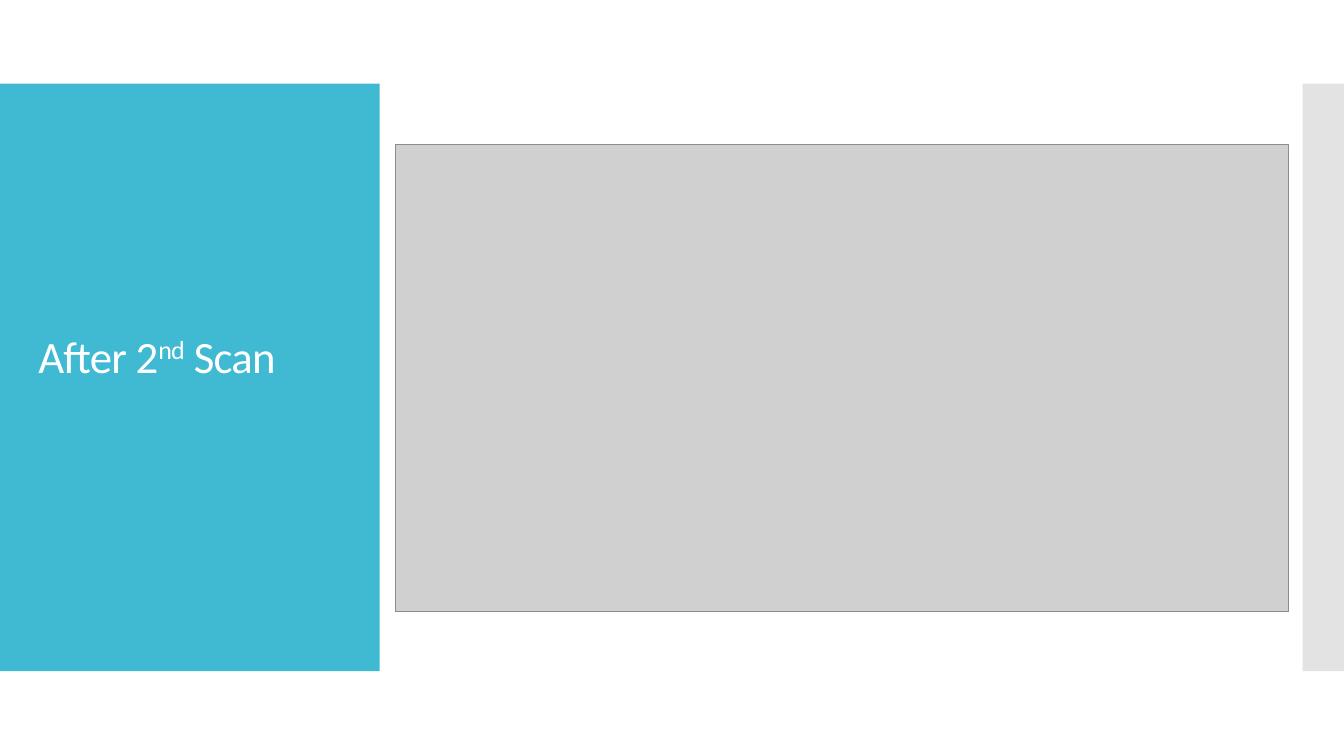
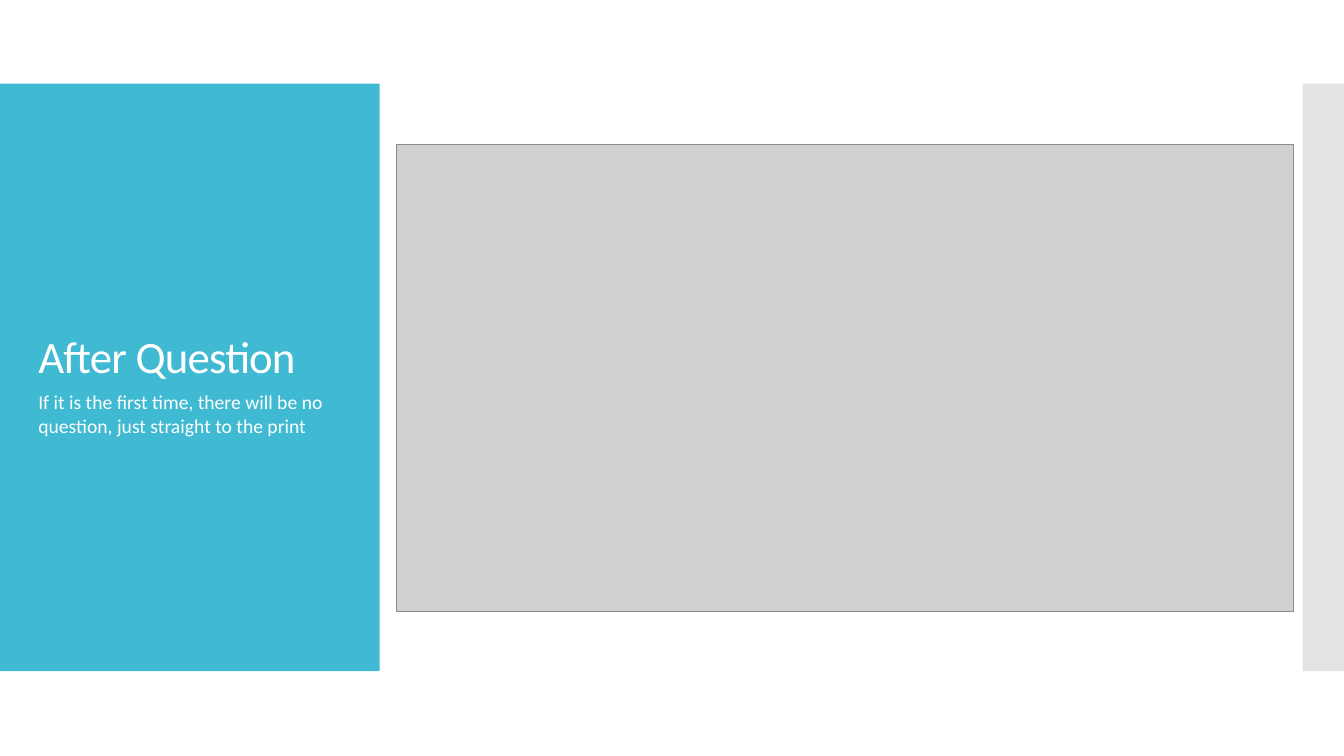
Before and after one commit to pixustechnologies/labelSerialNumberProject, a slide deck: slide 11 of LabelSerialNumberChangeProposal.pptx. Drawn at 1344x756 pixels with LibreOffice and Linux fonts; fonts in the diff are those of the drawing; grey boxes stand for pictures. Boxes give left, top, right and bottom in pixels: in the first picture for what was removed or moved away, otherwise in the second. Text is boxed around its words. In the diff, an @@ line names an element or a change of style, - is before the commit and + after.

```diff
--- a/LabelSerialNumberChangeProposal.pptx
+++ b/LabelSerialNumberChangeProposal.pptx
@@ picture: place and size @@
-picture at [396, 144, 1289, 612]
+picture at [396, 144, 1294, 612]
@@ title at [38, 342, 296, 379]: text changed @@
-After 2nd Scan
+After Question
@@ text added at [38, 395, 323, 437], 14 pt, text #FFFFFF @@
+If it is the first time, there will be no question, just straight to the print
```
Also in this commit, not shown: 5 other slides changed, 5 other files.
